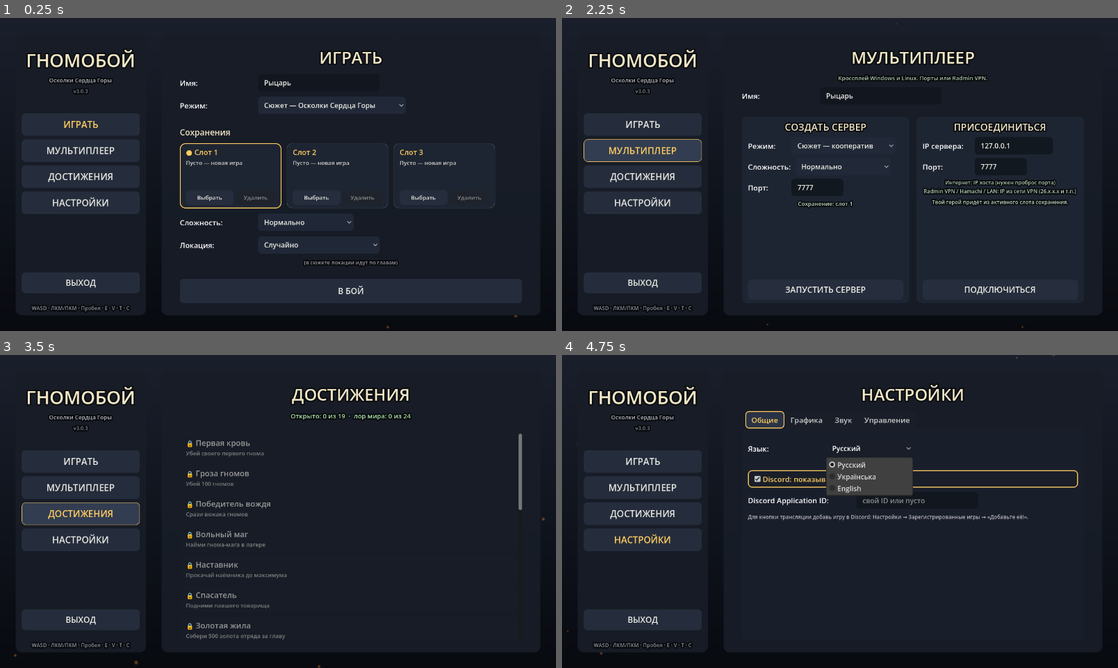
Above: before the commit, frames 1-4 (two rows, left to right).
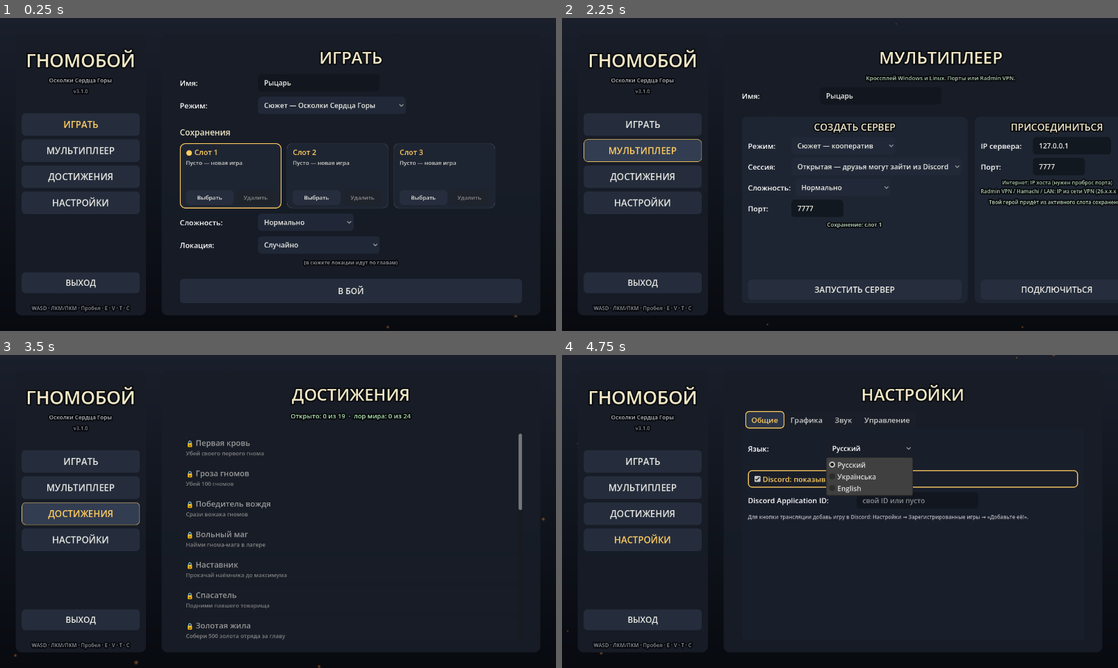
Above: after the commit, the same moments.

Repository: kiskaserver/gnome-slayer
Game: Godot game, scene res://main.tscn
Two runs of this game, one before a commit and one after it. Both use one fixed random seed, a clock stepped at 60 frames per second and the inputs below.
Inputs:
- Up to frame 1 (0.25 s): no input
- Up to frame 2 (2.25 s): click "ИГРАТЬ" at 0.5 s; click "ИГРАТЬ" at 1.25 s; click "МУЛЬТИПЛЕЕР" at 2 s
- Up to frame 3 (3.5 s): click "ДОСТИЖЕНИЯ" at 2.75 s
- Up to frame 4 (4.75 s): click "НАСТРОЙКИ" at 3.5 s; click "Русский" at 4.25 s

The runs differ from the first frame. In frame 1, less than 0.1% of the frame differs, in the area x 14-16%, y 22-24%; in frame 2, 5.9%, in the area x 14-100%, y 10-92%; in frame 3, less than 0.1%; in frame 4, less than 0.1%.

Commit message:
3.1.0: Discord Join (open/private sessions) + 1024x576 cover art
Discord:
- Rich Presence now advertises party (id, size, max) and, for Open sessions,
  a join secret encoding the host's LAN/VPN addresses and port. Friends can
  click Join in Discord and the game connects automatically, trying each host
  address in turn (LAN, Radmin/VPN, then internet).
- Worker restructured to SUBSCRIBE to ACTIVITY_JOIN / ACTIVITY_JOIN_REQUEST and
  receive invite secrets over IPC (heartbeat-driven reads; auto-accepts join
  requests for Open sessions). Shutdown-safe (pipe closed from main thread).
- Presence now includes art asset keys (large_image "cover", small_image
  "logo") — upload matching art assets in the Discord dev portal.
- New host UI: choose Open (friends can join from Discord) or Private (direct
  IP only). Private omits the join secret.

Art:
- promo/discord_cover_1024x576.png — 16:9 cover for the Discord app / large
  presence image, on-brand title over the key-art scene.

Netcode RPCs unchanged (GAME_VERSION stays 3.0.2 — 3.0.2+ builds interoperate).

Co-Authored-By: Claude Opus 4.8 <noreply@anthropic.com>

Diff:
--- a/locale/translations.csv
+++ b/locale/translations.csv
@@ -476,3 +476,9 @@
 "Discord Application ID:","Discord Application ID:","Discord Application ID:","Discord Application ID:"
 "свой ID или пусто","свой ID или пусто","свій ID або порожньо","your ID or leave empty"
 "Для кнопки трансляции добавь игру в Discord: Настройки → Зарегистрированные игры → «Добавьте её!».","Для кнопки трансл …(271 unchanged characters)…
+"Сессия:","Сессия:","Сесія:","Session:"
+"Открытая — друзья могут зайти из Discord","Открытая — друзья могут зайти из Discord","Відкрита — друзі можуть зайти з Discord","Open — friends can join from Discord"
+"Приватная — только по прямому IP","Приватная — только по прямому IP","Приватна — лише за прямим IP","Private — direct IP only"
+"Не удалось разобрать приглашение Discord.","Не удалось разобрать приглашение Discord.","Не вдалося розібрати запрошення Discord.","Could not read the Discord invite."
+"Не удалось подключиться к хосту из Discord (нужен VPN или проброс порта).","Не удалось подключиться к хосту из Discord (нужен VPN или проброс порта).","Не вдалося підключитися до хоста з Discord (потрібен VPN або проброс порту).","Could not connect to the host from Discord (needs VPN or port forwarding)."
+"Discord: подключение к %s...","Discord: подключение к %s...","Discord: підключення до %s...","Discord: connecting to %s..."
--- a/project.godot
+++ b/project.godot
@@ -4,7 +4,7 @@
 [application]
 
 config/name="Гномобой"
-config/version="3.0.3"
+config/version="3.1.0"
 config/icon="res://icon.png"
 run/main_scene="res://main.tscn"
 config/features=PackedStringArray("4.7", "Forward Plus")
--- a/scripts/discord.gd
+++ b/scripts/discord.gd
@@ -53,6 +53,10 @@
 var _bridge_pid := -1
 var _client_id := APP_ID       # активный Application ID (свой из настроек или встроенный)
 var _pipe_ref: FileAccess = null  # общая ссылка на канал — чтобы разблокировать чтение при выходе
+var _join_in := ""             # секрет присоединения, пришедший от Discord (воркер -> главный поток)
+
+## Кто-то нажал «Join» в Discord — прилетел секрет для подключения к хосту.
+signal join_requested(secret: String)
 
 
 func _ready() -> void:
@@ -84,6 +88,15 @@
 func _process(delta: float) -> void:
     if _thread == null:
         return
+
+    # приглашение из Discord обрабатываем сразу (главный поток) — воркер положил секрет
+    _mutex.lock()
+    var join := _join_in
+    _join_in = ""
+    _mutex.unlock()
+    if join != "":
+        join_requested.emit(join)
+
     _update -= delta
     if _update > 0:
         return
@@ -92,6 +105,17 @@
     # строки собираем на главном потоке (tr/Net из воркера трогать нельзя)
     var details := tr("В главном меню")
     var state := ""
+    var activity := {
+        "details": details,
+        "state": state,
+        "timestamps": {"start": _start_ts},
+        "assets": {
+            "large_image": "cover",
+            "large_text": "Gnome Slayer — Shards of the Mountain Heart",
+            "small_image": "logo",
+            "small_text": "Gnome Slayer",
+        },
+    }
     if Net.game != null:
         match Net.game_mode:
             "story":
@@ -101,6 +125,15 @@
             _:
                 details = tr("Волны — волна %d") % maxi(Net.game.wave, 1)
         state = tr("В отряде: %d") % Net.players.size() if Net.players.size() > 1 else tr("В одиночку")
+        activity["details"] = details
+        activity["state"] = state
+        # хост-сессия: показываем пати и (если не приватная) секрет присоединения —
+        # тогда у друзей в Discord появляется кнопка «Join»
+        if Net.mode == Net.Mode.HOST:
+            activity["party"] = {"id": Net.party_id, "size": [Net.players.size(), Net.MAX_PARTY]}
+            activity["instance"] = true
+            if not Net.session_private and Net.players.size() < Net.MAX_PARTY:
+                activity["secrets"] = {"join": Net.build_join_secret()}
 
     _mutex.lock()
     _enabled = Settings.discord_enabled
@@ -110,14 +143,7 @@
     _client_id = app_id if app_id != "" else APP_ID
     _pending = {
         "cmd": "SET_ACTIVITY",
-        "args": {
-            "pid": OS.get_process_id(),
-            "activity": {
-                "details": details,
-                "state": state,
-                "timestamps": {"start": _start_ts},
-            },
-        },
+        "args": {"pid": OS.get_process_id(), "activity": activity},
         "nonce": str(Time.get_ticks_msec()),
     }
     _mutex.unlock()
@@ -128,6 +154,7 @@
     var pipe: FileAccess = null
     var sent := ""
     var retry_at := 0
+    var last_beat := 0  # для heartbeat-обновления (чтобы регулярно читать канал)
 
     while true:
         OS.delay_msec(WORKER_TICK_MS)
@@ -156,21 +183,30 @@
                 continue
             retry_at = now + 15000
             pipe = _open_ipc()
-            if pipe != null:
-                if _frame(pipe, 0, {"v": 1, "client_id": client_id}) and _read_frame(pipe):
-                    sent = ""
-                    _mutex.lock()
-                    _pipe_ref = pipe
-                    _mutex.unlock()
-                else:
+            if pipe != null and _frame(pipe, 0, {"v": 1, "client_id": client_id}) and _pump(pipe):
+                _mutex.lock()
+                _pipe_ref = pipe
+                _mutex.unlock()
+                # подписываемся на приглашения — только тогда прилетают ACTIVITY_JOIN
+                _frame(pipe, 1, {"cmd": "SUBSCRIBE", "evt": "ACTIVITY_JOIN", "nonce": str(now)})
+                _pump(pipe)
+                _frame(pipe, 1, {"cmd": "SUBSCRIBE", "evt": "ACTIVITY_JOIN_REQUEST", "nonce": str(now + 1)})
+                _pump(pipe)
+                sent = ""
+                last_beat = now
+            else:
+                if pipe != null:
                     _close_ipc(pipe)
-                    pipe = null
+                pipe = null
             if pipe == null:
                 continue
 
+        # шлём при изменении или как heartbeat раз в 3 c: регулярное чтение канала
+        # нужно, чтобы вовремя поймать событие ACTIVITY_JOIN (нажатие «Join» в Discord)
         var key := JSON.stringify(pending.args)
-        if key != sent:
-            if _frame(pipe, 1, pending) and _read_frame(pipe):
+        if key != sent or now - last_beat >= 3000:
+            last_beat = now
+            if _frame(pipe, 1, pending) and _pump(pipe):
                 sent = key
             else:
                 _close_ipc(pipe)
@@ -226,15 +262,38 @@
     return pipe.get_error() == OK
 
 
-func _read_frame(pipe: FileAccess) -> bool:
+## Читает один кадр из канала и обрабатывает событие, если это приглашение.
+## Возвращает false только при ошибке чтения (канал закрылся) — тогда воркер
+## переоткроет его. Обычные ответы на команды просто проглатываются.
+func _pump(pipe: FileAccess) -> bool:
     var header := pipe.get_buffer(8)
     if header.size() < 8 or pipe.get_error() != OK:
         return false
-
     var length := header.decode_u32(4)
-    if length > 0 and length < 65536:
-        var body := pipe.get_buffer(length)
-        if body.size() < length or pipe.get_error() != OK:
-            return false
-
+    if length == 0:
+        return true
+    if length >= 65536:
+        return false
+    var body := pipe.get_buffer(length)
+    if body.size() < length or pipe.get_error() != OK:
+        return false
+    var msg = JSON.parse_string(body.get_string_from_utf8())
+    if typeof(msg) != TYPE_DICTIONARY:
+        return true
+    var evt = msg.get("evt", null)
+    var data = msg.get("data", {})
+    if typeof(data) != TYPE_DICTIONARY:
+        return true
+    if evt == "ACTIVITY_JOIN" and data.has("secret"):
+        # игрок нажал «Join» — передаём секрет главному потоку для подключения
+        _mutex.lock()
+        _join_in = str(data["secret"])
+        _mutex.unlock()
+    elif evt == "ACTIVITY_JOIN_REQUEST":
+        # «Ask to Join» — сессия открытая (host выбрал не приватную), принимаем
+        var user = data.get("user", {})
+        var uid = str(user.get("id", "")) if typeof(user) == TYPE_DICTIONARY else ""
+        if uid != "":
+            _frame(pipe, 1, {"cmd": "SEND_ACTIVITY_JOIN_INVITE",
+                "args": {"user_id": uid}, "nonce": str(Time.get_ticks_msec())})
     return true
--- a/scripts/main.gd
+++ b/scripts/main.gd
@@ -54,6 +54,7 @@
 	Net.session_failed.connect(_on_session_failed)
 	Net.session_ended.connect(_on_session_ended)
 	Achievements.unlocked.connect(_on_achievement_unlocked)
+	Discord.join_requested.connect(_on_discord_join)
 	Music.play_track("menu")
 
 	_handle_cmdline()
@@ -665,6 +666,14 @@
 	mode_opt.custom_minimum_size = Vector2(240, 40)
 	mode_opt.fit_to_longest_item = false
 	hm.add_child(mode_opt)
+	# тип сессии для приглашений через Discord
+	var hs := _row(hbox, tr("Сессия:"), 90)
+	var sess_opt := OptionButton.new()
+	sess_opt.add_item(tr("Открытая — друзья могут зайти из Discord"), 0)
+	sess_opt.add_item(tr("Приватная — только по прямому IP"), 1)
+	sess_opt.custom_minimum_size = Vector2(240, 40)
+	sess_opt.fit_to_longest_item = false
+	hs.add_child(sess_opt)
 	_difficulty_row(hbox, 90)
 	var hp_row := _row(hbox, tr("Порт:"), 90)
 	var hport_edit := LineEdit.new()
@@ -695,7 +704,7 @@
 			return
 		var mode_name: String = ["story", "pve", "pvp"][mode_opt.selected]
 		Net.continue_campaign = Save.has_campaign()
-		var err := Net.start_host(port, mode_name)
+		var err := Net.start_host(port, mode_name, sess_opt.selected == 1)
 		if err != OK:
 			_set_status(tr("Не удалось открыть порт %d (занят?).") % port)
 			return
@@ -1017,6 +1026,7 @@
 func enter_game() -> void:
 	if game != null:
 		return
+	_joining = false # успешно вошли — прекращаем перебор адресов Discord-приглашения
 	menu_root.visible = false
 	_set_status("")
 	game = Game.new()
@@ -1085,7 +1095,55 @@
 
 
 func _on_session_failed(reason: String) -> void:
+	# идёт присоединение по приглашению Discord — не показываем ошибку,
+	# а пробуем следующий адрес хоста из списка
+	if _joining:
+		_join_next()
+		return
 	_set_status(reason)
+
+
+# --- присоединение по приглашению Discord ---
+var _join_ips: Array = []
+var _join_port := 0
+var _joining := false
+var _join_gen := 0
+
+
+## Игрок нажал «Join» в Discord: секрет содержит адреса и порт хоста.
+func _on_discord_join(secret: String) -> void:
+	if game != null or Net.mode != Net.Mode.NONE:
+		return # уже в игре или подключаемся
+	var info := Net.parse_join_secret(secret)
+	_join_ips = info.get("ips", [])
+	_join_port = int(info.get("port", Net.DEFAULT_PORT))
+	if _join_ips.is_empty():
+		_set_status(tr("Не удалось разобрать приглашение Discord."))
+		return
+	if menu_root != null:
+		menu_root.visible = true
+	_joining = true
+	_join_next()
+
+
+## Пробует очередной адрес хоста; провалы прокидываются через _on_session_failed.
+func _join_next() -> void:
+	if _join_ips.is_empty():
+		_joining = false
+		_set_status(tr("Не удалось подключиться к хосту из Discord (нужен VPN или проброс порта)."))
+		return
+	var ip: String = str(_join_ips.pop_front())
+	_join_gen += 1
+	var gen := _join_gen
+	_set_status(tr("Discord: подключение к %s...") % ip)
+	if Net.start_client(ip, _join_port) != OK:
+		_join_next()
+		return
+	# страховочный таймаут: если ни успех (enter_game), ни явный отказ за 6 c
+	await get_tree().create_timer(6.0).timeout
+	if _joining and gen == _join_gen and game == null:
+		Net.shutdown()
+		_join_next()
 
 
 func _on_session_ended(reason: String) -> void:
--- a/scripts/net.gd
+++ b/scripts/net.gd
@@ -14,6 +14,12 @@
 var difficulty := "normal" # easy | normal | hard
 var continue_campaign := false # «Продолжить» в меню
 var sides_mask := 0            # выполненные сайды кампании (битовая маска, сервер)
+
+# --- параметры хост-сессии (для приглашений через Discord) ---
+const MAX_PARTY := 8
+var host_port := DEFAULT_PORT   # порт, на котором поднят сервер
+var session_private := false    # приватная сессия: без кнопки «Join» в Discord
+var party_id := ""              # идентификатор пати для Discord Rich Presence
 
 
 ## Новая запись игрока: базовые счётчики + герой из сохранения.
@@ -74,15 +80,18 @@
 	players = {1: _fresh_player(my_name)}
 
 
-func start_host(port: int, mode_name: String) -> Error:
+func start_host(port: int, mode_name: String, private := false) -> Error:
 	var peer := ENetMultiplayerPeer.new()
-	var err := peer.create_server(port, 8)
+	var err := peer.create_server(port, MAX_PARTY)
 	if err != OK:
 		return err
 	peer.host.compress(ENetConnection.COMPRESS_RANGE_CODER)
 	multiplayer.multiplayer_peer = peer
 	mode = Mode.HOST
 	game_mode = mode_name
+	host_port = port
+	session_private = private
+	party_id = "gs-%d-%d" % [randi(), randi()] # уникальна на сессию, для Discord-пати
 	world_seed = randi()
 	campaign_chapter = Save.chapter if (game_mode == "story" and continue_campaign) else 1
 	sides_mask = Save.sides_mask if (game_mode == "story" and continue_campaign) else 0
@@ -101,6 +110,35 @@
 	mode = Mode.CLIENT
 	players = {}
 	return OK
+
+
+## Все локальные IPv4-адреса хоста (LAN/VPN), кроме петлевого — их и передаём
+## в секрете приглашения, чтобы присоединяющийся перебрал их по очереди.
+func local_ipv4() -> Array:
+	var out: Array = []
+	for a in IP.get_local_addresses():
+		if a.count(".") == 3 and not a.begins_with("127.") and not a.begins_with("169.254."):
+			if not out.has(a):
+				out.append(a)
+	return out
+
+
+## Секрет присоединения для Discord: base64(JSON) с адресами хоста и портом.
+## Discord доставляет эту строку тому, кто нажал «Join», игра сама подключается.
+func build_join_secret() -> String:
+	var payload := {"ips": local_ipv4(), "port": host_port, "v": 1}
+	return Marshalls.utf8_to_base64(JSON.stringify(payload))
+
+
+## Разбор секрета из Discord: {ips:[...], port:int} или {} при ошибке.
+func parse_join_secret(secret: String) -> Dictionary:
+	var raw := Marshalls.base64_to_utf8(secret)
+	if raw == "":
+		return {}
+	var data = JSON.parse_string(raw)
+	if typeof(data) != TYPE_DICTIONARY or not data.has("ips") or not data.has("port"):
+		return {}
+	return data
 
 
 func shutdown(reason: String = "") -> void:
Not shown, changed: export_presets.cfg
Binary file changed: locale/translations.en.translation
Binary file changed: locale/translations.ru.translation
Binary file changed: locale/translations.uk.translation
Binary file added: promo/discord_cover_1024x576.png
Not shown, added: promo/discord_cover_1024x576.png.import
Not shown, changed: README.md
